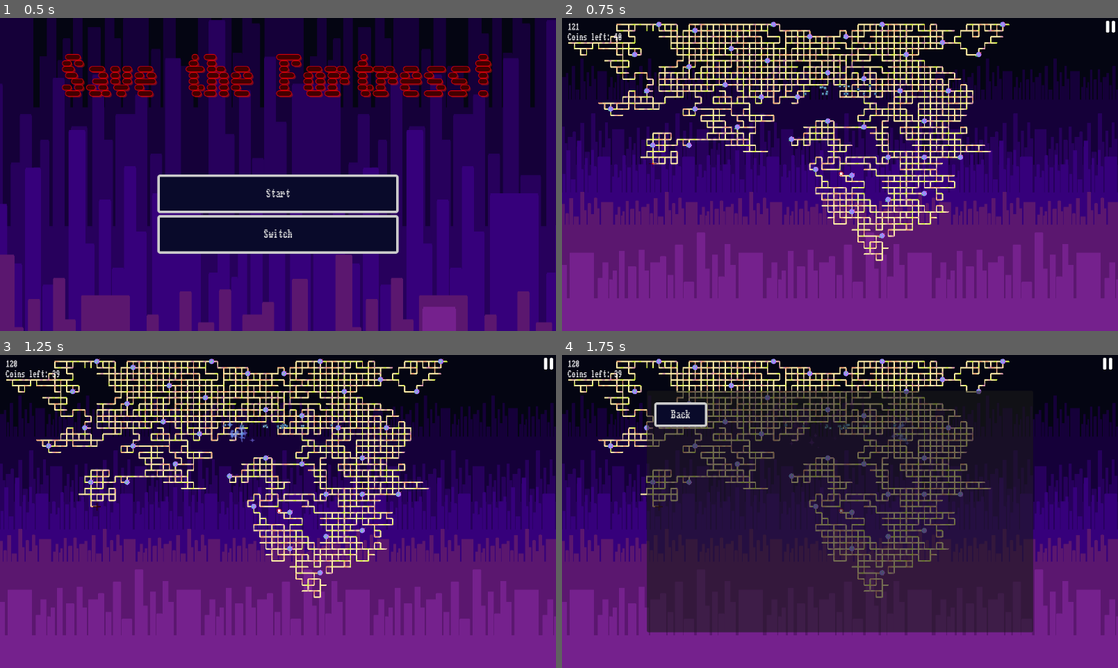
Above: before the commit, frames 1-4 (two rows, left to right).
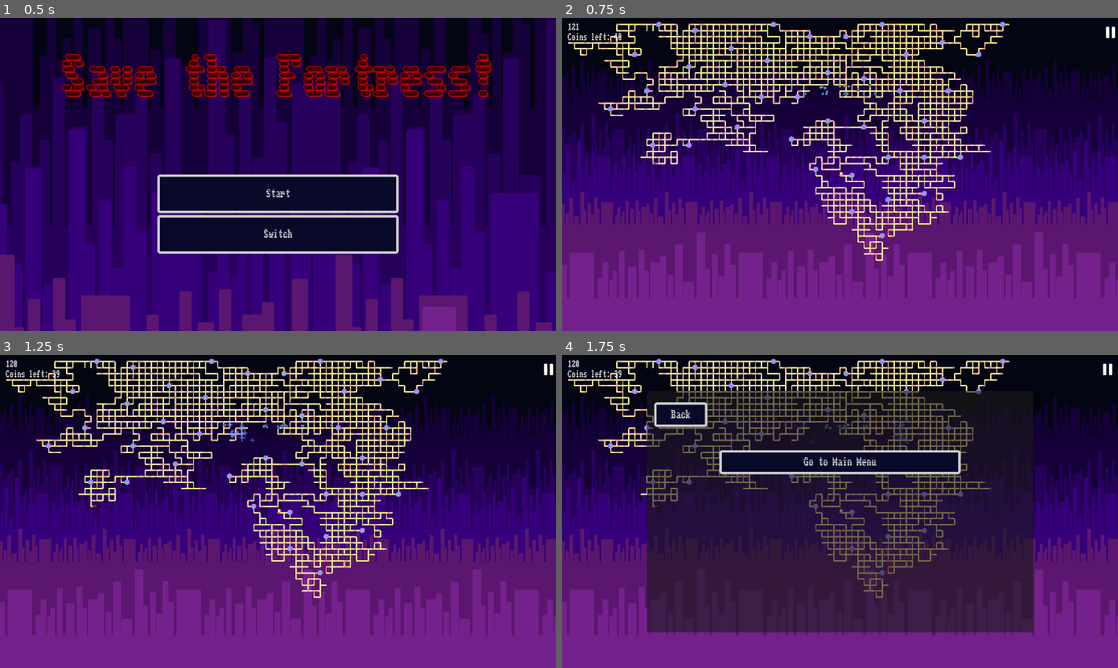
Above: after the commit, the same moments.

Repository: Kurooco/TwoDays
Game: Godot game, scene res://scenes/game_manager.tscn
Two runs of this game, one before a commit and one after it. Both use one fixed random seed, a clock stepped at 60 frames per second and the inputs below. The engine's default icon, where the game draws it, is replaced by a stand-in: a white triangle on a blue panel in a dark square.
Inputs (mouse positions are in pixels of both pictures, inside the frame that each line leads up to; where the layout moved, square brackets give the same spot in the first picture):
- Up to frame 1 (0.5 s): no input
- Up to frame 2 (0.75 s): click "Start" at 0.5 s
- Up to frame 3 (1.25 s): no input
- Up to frame 4 (1.75 s): click (1112, 370) [1112, 364] at 1.25 s

Frame 1 is identical in both runs. In frame 2, less than 0.1% of the frame differs, in the area x 97-100%, y 0-7%; in frame 3, less than 0.1%; in frame 4, 1.7%, in the area x 28-99%, y 0-39%.

Commit message:
game options menu started, circular dependency

Diff:
--- /dev/null
+++ b/scenes/game_options_menu.tscn
@@ -0,0 +1,13 @@
+[gd_scene load_steps=4 format=3 uid="uid://jb72pdaf4dvy"]
+
+[ext_resource type="PackedScene" uid="uid://cq42jpp6r5j5q" path="res://scenes/option_menu.tscn" id="1_7po05"]
+[ext_resource type="PackedScene" uid="uid://dgli77mh004mr" path="res://scenes/switch_screen_button.tscn" id="2_5pbqo"]
+[ext_resource type="PackedScene" uid="uid://dk1kchy4lstom" path="res://scenes/menu.tscn" id="3_wqpqf"]
+
+[node name="Control" instance=ExtResource("1_7po05")]
+
+[node name="SwitchScreenButton" parent="Panel/VBoxContainer" index="0" instance=ExtResource("2_5pbqo")]
+layout_mode = 2
+text = "Go to Main Menu"
+scene = ExtResource("3_wqpqf")
+replacement_mode = 2
--- a/scenes/main.tscn
+++ b/scenes/main.tscn
@@ -13,7 +13,7 @@
 [ext_resource type="PackedScene" uid="uid://dy3q78jku1yia" path="res://scenes/panic_spawner.tscn" id="10_sjkyb"]
 [ext_resource type="PackedScene" uid="uid://dgli77mh004mr" path="res://scenes/switch_screen_button.tscn" id="11_1nfum"]
 [ext_resource type="Texture2D" uid="uid://bb8dy7lbstkcl" path="res://art/pause.png" id="12_jb38j"]
-[ext_resource type="PackedScene" uid="uid://cq42jpp6r5j5q" path="res://scenes/option_menu.tscn" id="13_f6o4o"]
+[ext_resource type="PackedScene" uid="uid://jb72pdaf4dvy" path="res://scenes/game_options_menu.tscn" id="13_vv6jr"]
 [ext_resource type="AudioStream" uid="uid://cst482c8pkw8x" path="res://sound/lose.wav" id="15_7aunk"]
 [ext_resource type="AudioStream" uid="uid://bnydkao2h7ntd" path="res://sound/fancy drums.wav" id="16_a4j74"]
 [ext_resource type="AudioStream" uid="uid://cgfyr46v0rdv4" path="res://sound/Lesser Known (short).wav" id="17_mc3c1"]
@@ -120,7 +120,7 @@
 text = ""
 icon = ExtResource("12_jb38j")
 flat = true
-scene = ExtResource("13_f6o4o")
+scene = ExtResource("13_vv6jr")
 set_pause = true
 
 [node name="ParallaxBackground" type="ParallaxBackground" parent="."]
--- a/scenes/option_menu.tscn
+++ b/scenes/option_menu.tscn
@@ -35,6 +35,7 @@
 offset_right = 250.0
 grow_horizontal = 2
 grow_vertical = 0
+theme_override_constants/separation = 20
 
 [node name="SwitchScreenButton" parent="Panel" instance=ExtResource("1_gj8n4")]
 layout_mode = 0
--- a/scenes/switch_screen_button.tscn
+++ b/scenes/switch_screen_button.tscn
@@ -4,6 +4,7 @@
 [ext_resource type="Theme" uid="uid://dqbpmu56mfygv" path="res://resources/button_theme.tres" id="1_vf2yi"]
 
 [node name="SwitchScreenButton" type="Button"]
+custom_minimum_size = Vector2(0, 50)
 offset_right = 8.0
 offset_bottom = 8.0
 theme = ExtResource("1_vf2yi")
--- a/scripts/switch_screen_button.gd
+++ b/scripts/switch_screen_button.gd
@@ -6,6 +6,7 @@
 @export var set_pause : bool
 
 func _on_button_down():
+	print_debug(scene)
 	if(replacement_mode == 0):
 		Autoload.game_manager.pause_current(set_pause)
 		Autoload.game_manager.add_scene_to_stack(scene, hide_previous_screen)
